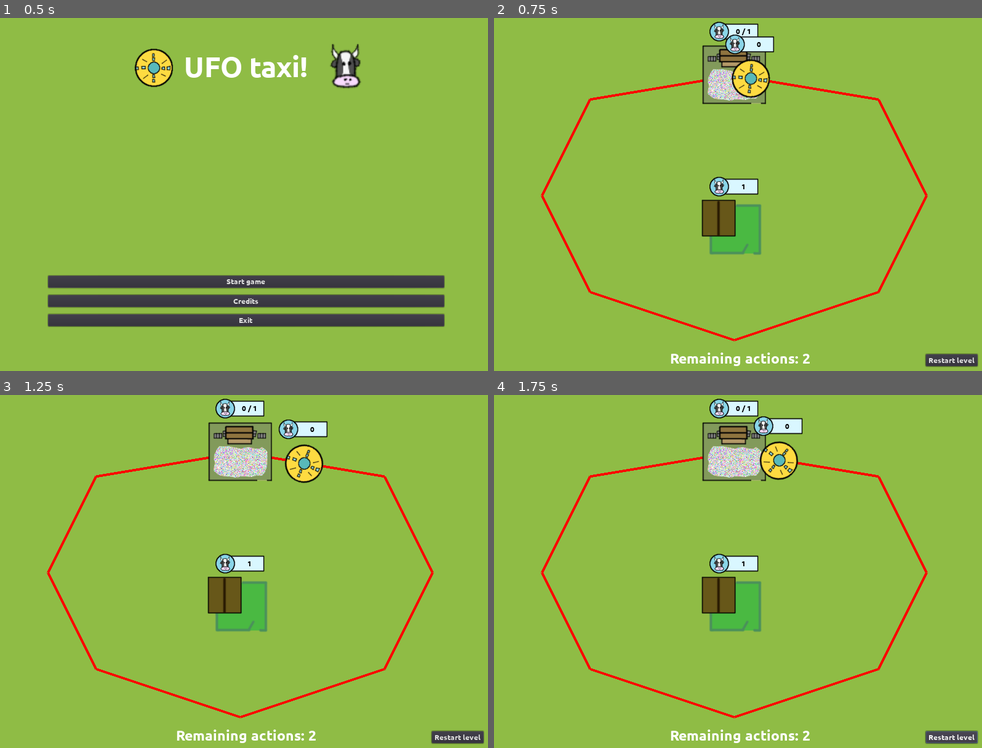
Above: before the commit, frames 1-4 (two rows, left to right).
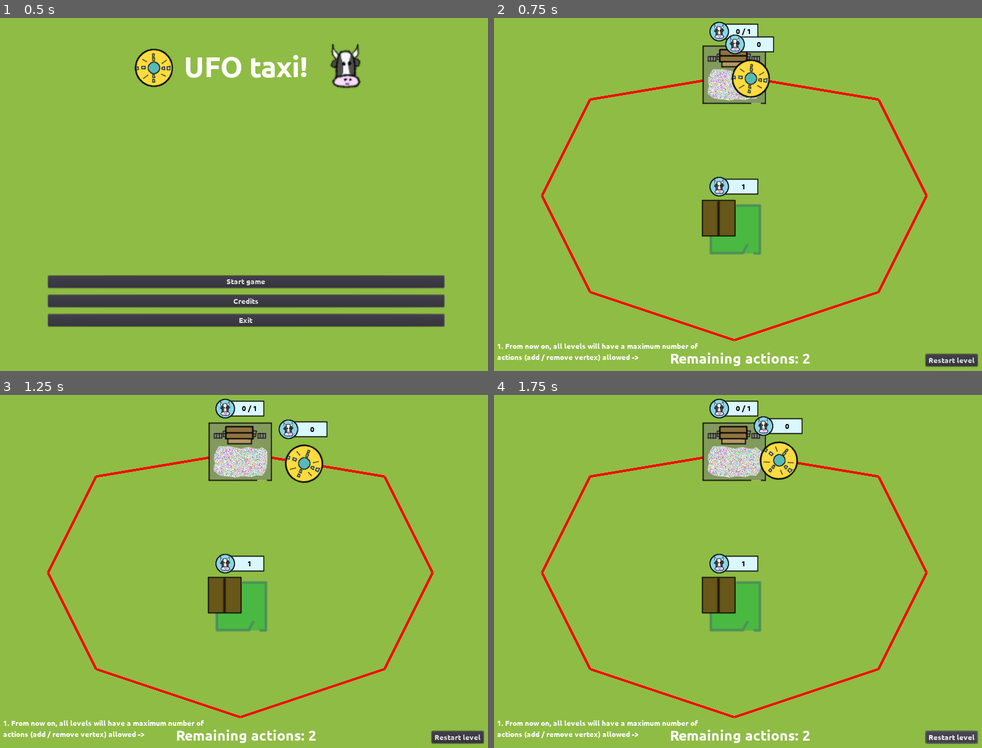
Above: after the commit, the same moments.

Repository: moisesjbc/ufo-taxi
Game: Godot game, scene res://menus/main_menu/main_menu.tscn
Same seed, same stepped clock (60 frames per second), same inputs: the game is played once before the commit and once after it.
Inputs:
- Up to frame 1 (0.5 s): no input
- Up to frame 2 (0.75 s): click "Start game" at 0.5 s
- Up to frame 3 (1.25 s): no input
- Up to frame 4 (1.75 s): click "Restart level" at 1.25 s

Frame 1 is identical in both runs. In frame 2, 0.5% of the frame differs, in the area x 0-42%, y 92-98%; in frame 3, 0.5%; in frame 4, 0.5%.

Commit message:
Fixed vertex context menu appearing at the bottom of the screen

Diff:
--- a/godot-project/gameplay/main/main.tscn
+++ b/godot-project/gameplay/main/main.tscn
@@ -143,6 +143,17 @@
 [node name="2" type="Node2D" parent="levels"]
 script = ExtResource( 9 )
 
+[node name="1" type="Label" parent="levels/2"]
+margin_left = 6.91144
+margin_top = 703.044
+margin_right = 346.911
+margin_bottom = 751.044
+text = "1. From now on, all levels will have a maximum number of
+actions (add / remove vertex) allowed ->"
+__meta__ = {
+"_edit_use_anchors_": false
+}
+
 [node name="pickup_areas" type="Node2D" parent="."]
 
 [node name="gui" type="Node" parent="."]
--- a/godot-project/gameplay/railtrack/states/node_selected.gd
+++ b/godot-project/gameplay/railtrack/states/node_selected.gd
@@ -4,7 +4,11 @@
 
 func start():
 	$buttons_container.visible = true
-	$buttons_container.set_global_position(railtrack.to_global(railtrack.nodes[railtrack.current_node]) + Vector2(0, 15))
+	var vertex_pos = railtrack.to_global(railtrack.nodes[railtrack.current_node])
+	if vertex_pos.y < 600:
+		$buttons_container.set_global_position(vertex_pos + Vector2(0, 15))
+	else:
+		$buttons_container.set_global_position(vertex_pos + Vector2(0, -80))
 
 
 func _on_remove_button_pressed():
